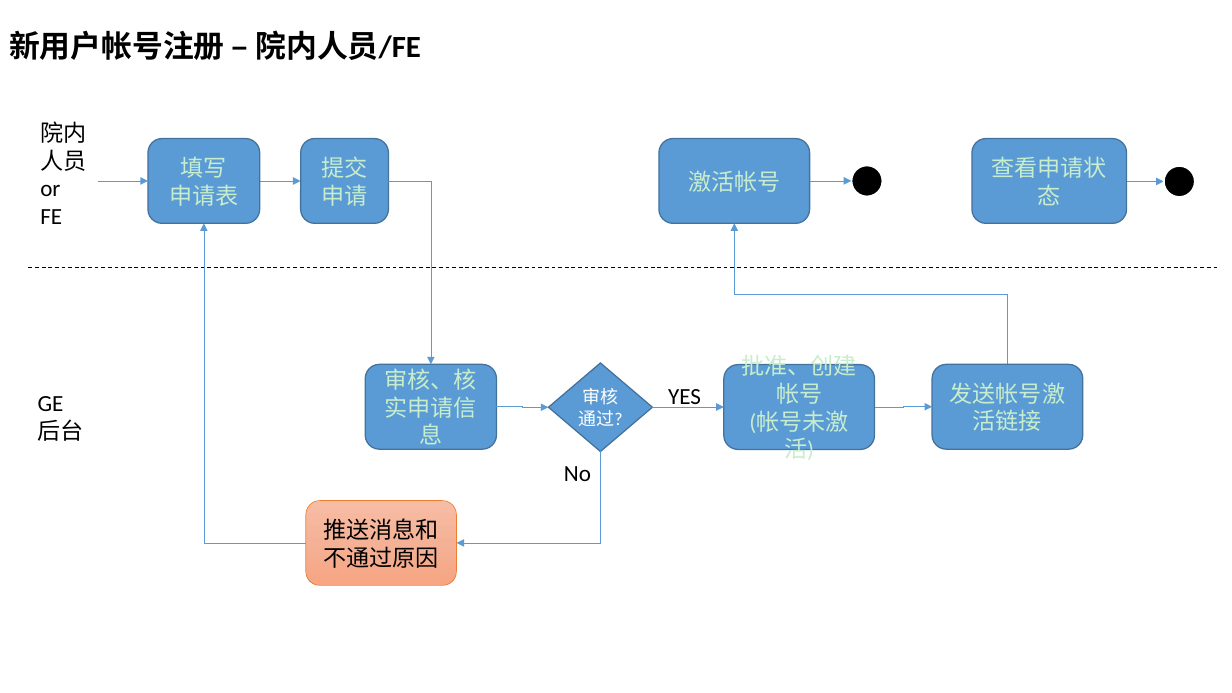
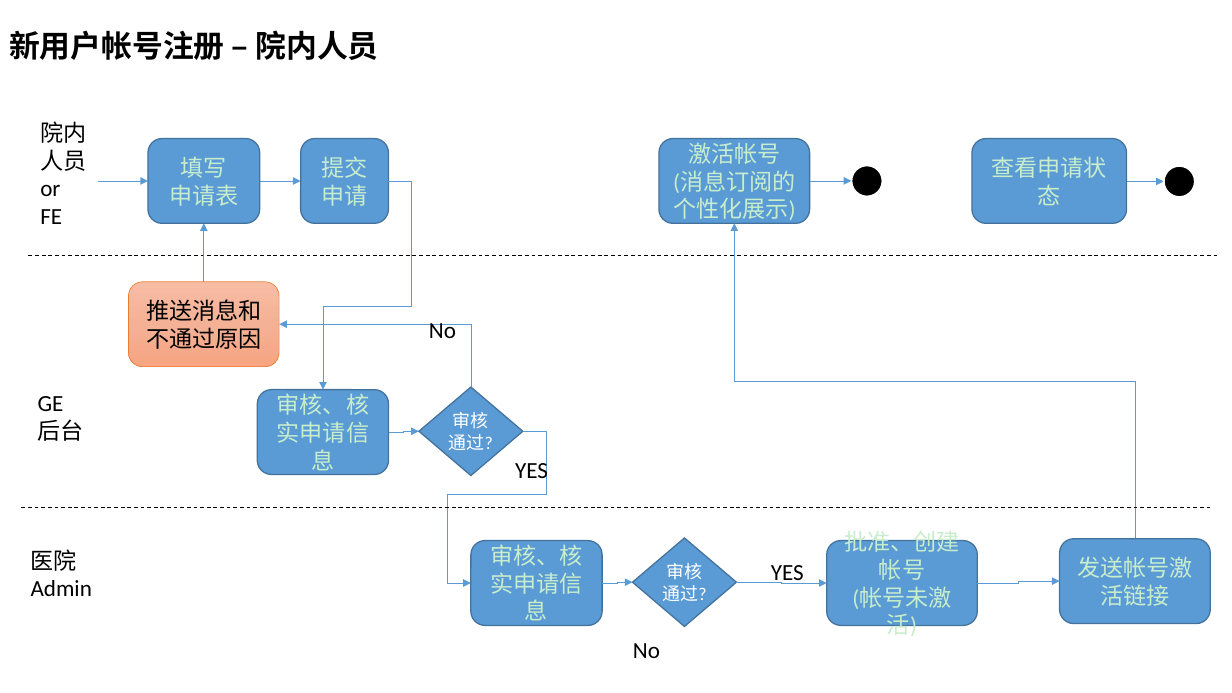
Before and after one commit to devhotmail/APMHome, a slide deck: slide 10 of Document/APM_bizflow.pptx (slide 9 before the commit). Drawn at 1232x693 pixels with LibreOffice and Linux fonts; fonts in the diff are those of the drawing. Boxes give left, top, right and bottom in pixels: in the first picture for what was removed or moved away, otherwise in the second. Text is boxed around its words. In the diff, an @@ line names an element or a change of style, - is before the commit and + after.

```diff
--- a/Document/APM_bizflow.pptx
+++ b/Document/APM_bizflow.pptx
@@ text at [9, 30, 378, 60]: text changed @@
-新用户帐号注册 – 院内人员/FE
+新用户帐号注册 – 院内人员
@@ text in rounded rectangle at [673, 170, 796, 220]: paragraph added @@
+(消息订阅的个性化展示)
@@ elbow arrow moved from (388, 181) - (431, 364) to (388, 181) - (323, 390) @@
@@ elbow arrow moved from (306, 543) - (204, 224) to (204, 282) - (204, 224) @@
@@ elbow arrow moved from (1007, 364) - (735, 224) to (1135, 539) - (735, 224) @@
@@ line moved from (29, 268) - (1219, 268) to (29, 255) - (1219, 255) @@
@@ rounded rectangle "推送消息和不通过原因": place and size @@
-rounded rectangle "推送消息和不通过原因" at [306, 501, 457, 586]
+rounded rectangle "推送消息和不通过原因" at [128, 282, 279, 367]
@@ elbow arrow moved from (601, 452) - (457, 543) to (471, 387) - (279, 324) @@
@@ text "No": place and size @@
-text "No" at [564, 466, 591, 481]
+text "No" at [429, 323, 456, 338]
@@ diamond "审核通过?": place and size @@
-diamond "审核通过?" at [549, 363, 653, 452]
+diamond "审核通过?" at [419, 387, 522, 476]
@@ rounded rectangle "审核、核实申请信息": place and size @@
-rounded rectangle "审核、核实申请信息" at [365, 364, 496, 449]
+rounded rectangle "审核、核实申请信息" at [258, 390, 389, 475]
@@ elbow arrow moved from (496, 407) - (549, 408) to (389, 433) - (419, 432) @@
@@ elbow arrow moved from (653, 408) - (724, 408) to (523, 432) - (471, 583) @@
@@ text added at [515, 458, 548, 484], 18 pt, text #000000 @@
+YES
@@ line added from (21, 507) to (1213, 507), #000000 0.75 pt dashed @@
@@ diamond added at [633, 538, 737, 627], fill #5B9BD5, outline #43739E 1 pt, 14 pt, text #C7EDCC @@
+审核通过?
@@ rounded rectangle "批准、创建帐号": place and size @@
-rounded rectangle "批准、创建帐号" at [724, 365, 874, 450]
+rounded rectangle "批准、创建帐号" at [827, 541, 978, 626]
@@ rounded rectangle "发送帐号激活链接": place and size @@
-rounded rectangle "发送帐号激活链接" at [933, 364, 1083, 449]
+rounded rectangle "发送帐号激活链接" at [1060, 539, 1211, 624]
@@ text added at [31, 549, 92, 596], 18 pt, text #000000 @@
+医院Admin
@@ rounded rectangle added at [471, 541, 603, 626], fill #5B9BD5, outline #43739E 1 pt, 18 pt, text #C7EDCC @@
+审核、核实申请信息
@@ text "YES": place and size @@
-text "YES" at [668, 389, 701, 408]
+text "YES" at [771, 565, 804, 584]
@@ elbow arrow added from (603, 583) to (633, 582), #5B9BD5 0.5 pt @@
@@ elbow arrow added from (737, 582) to (827, 583), #5B9BD5 0.5 pt @@
@@ elbow arrow moved from (875, 408) - (933, 407) to (978, 583) - (1060, 581) @@
@@ text added at [633, 643, 660, 658], 18 pt, text #000000 @@
+No
```
Also in this commit, not shown: 5 other slides changed, 1 slide added, 1 other file.
